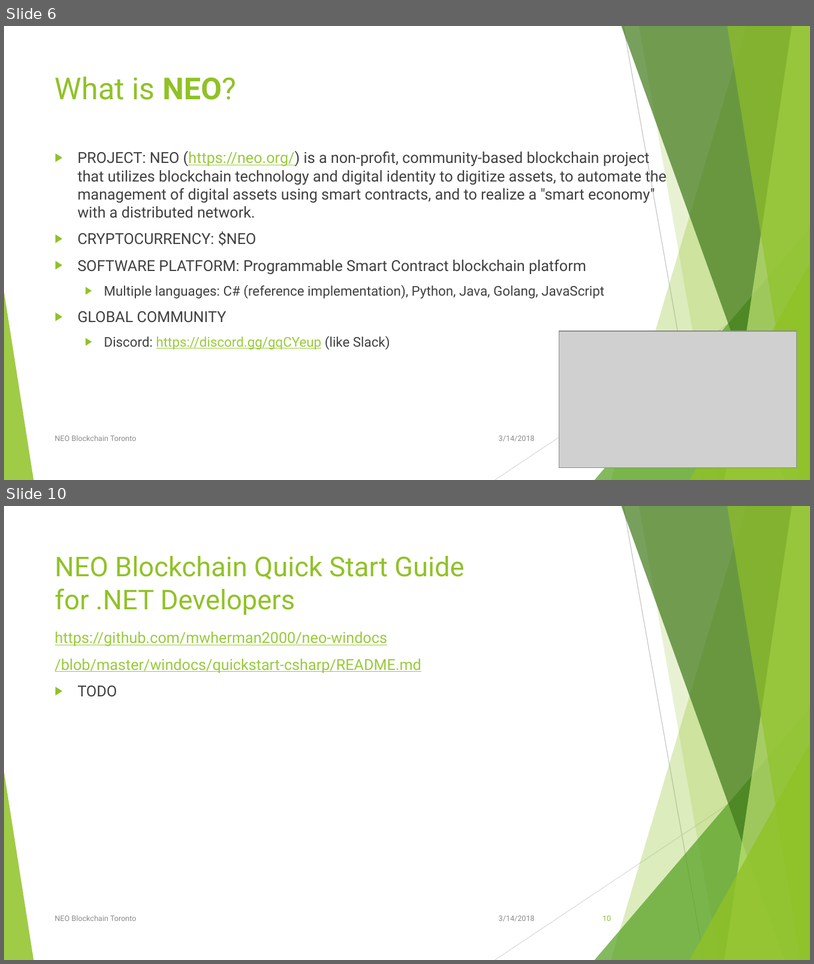
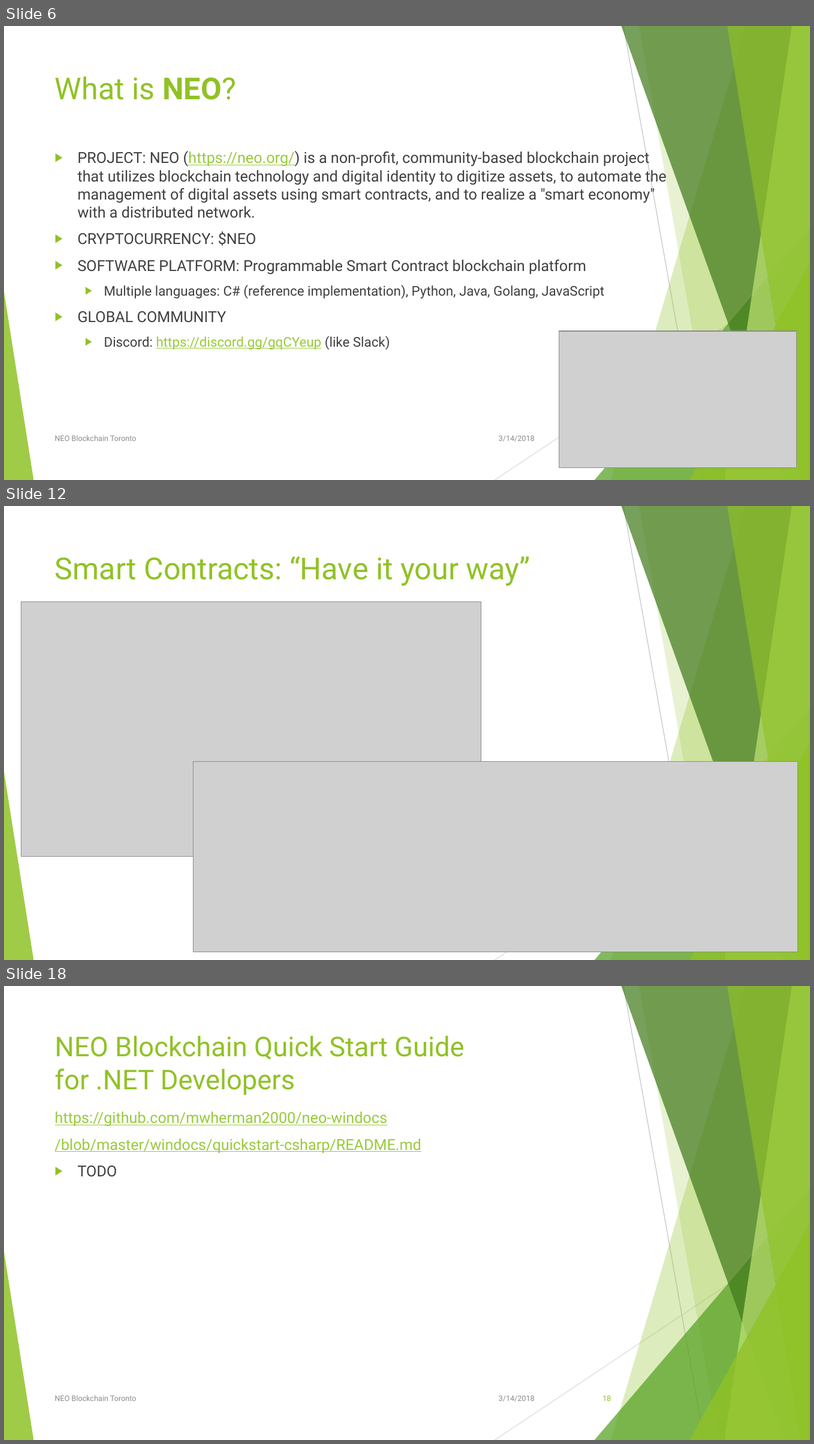
Before and after one commit to mwherman2000/neo-windocs, a slide deck: events/2018-neo-blockchain-toronto/NEO Blockchain-Toronto-20180314 Meetup.pptx. Shown one above the other, each under a label of ours: slides 6 and 10 before the commit, slides 6, 12 and 18 after it; the slides between them are not shown. The pictures are 814x964 and 814x1444 pixels, drawn with LibreOffice and Linux fonts; fonts in the diff are those of the drawing; grey boxes stand for pictures. Boxes give left, top, right and bottom in pixels: in the first picture for what was removed or moved away, otherwise in the second. Text is boxed around its words. In the diff, an @@ line names an element or a change of style, - is before the commit and + after.

```diff
--- a/events/2018-neo-blockchain-toronto/NEO Blockchain-Toronto-20180314 Meetup.pptx
+++ b/events/2018-neo-blockchain-toronto/NEO Blockchain-Toronto-20180314 Meetup.pptx
@@ slide 12 added at bbox=[4, 506, 810, 960], background #FFFFFF; not listed: 10 template elements that a slide beside it also shows @@
@@ title added at bbox=[55, 556, 531, 586], 36 pt, text #90C226 @@
+Smart Contracts: “Have it your way”
@@ picture added at bbox=[21, 601, 482, 856] @@
@@ picture added at bbox=[194, 761, 798, 952] @@
@@ what was slide 10 is now slide 18 @@
@@ page number at bbox=[603, 1395, 611, 1401]: text changed @@
-10
+18
```
Also in this commit, not shown: 2 slides changed, 8 other slides added, 1 slide removed.
